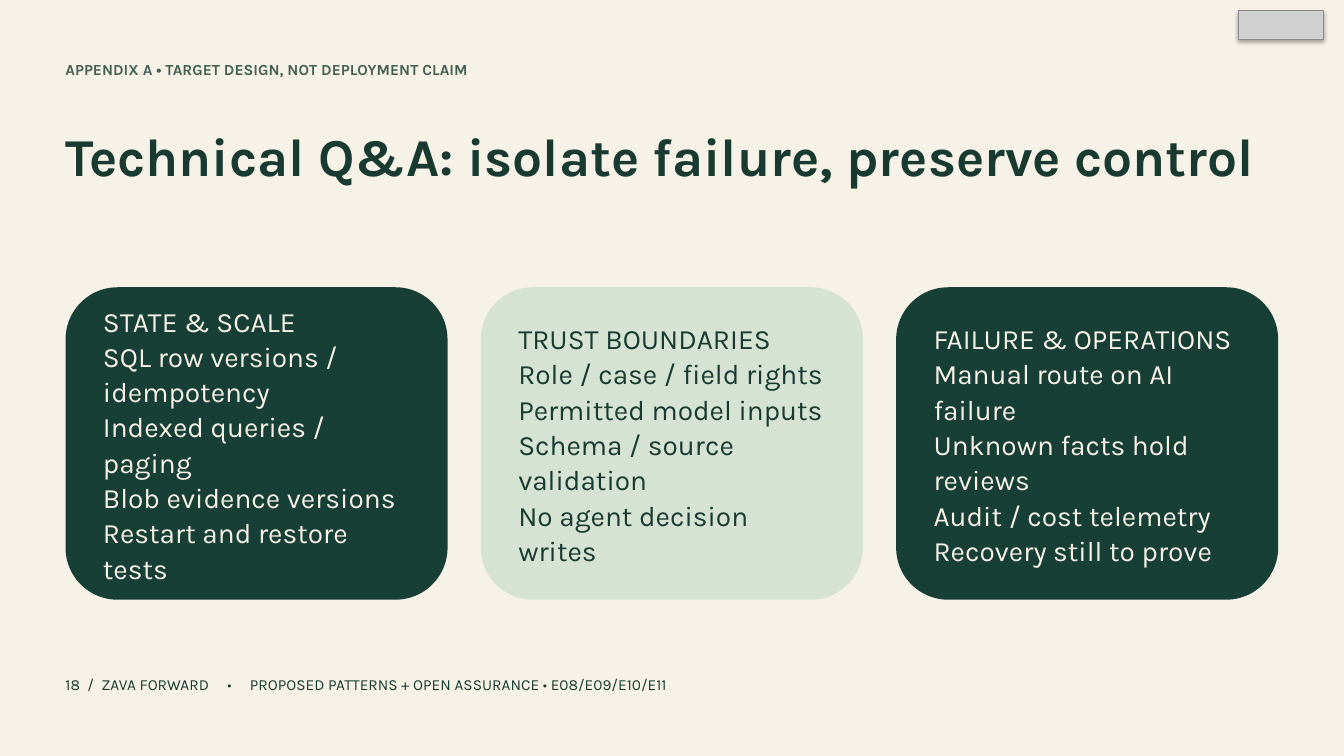
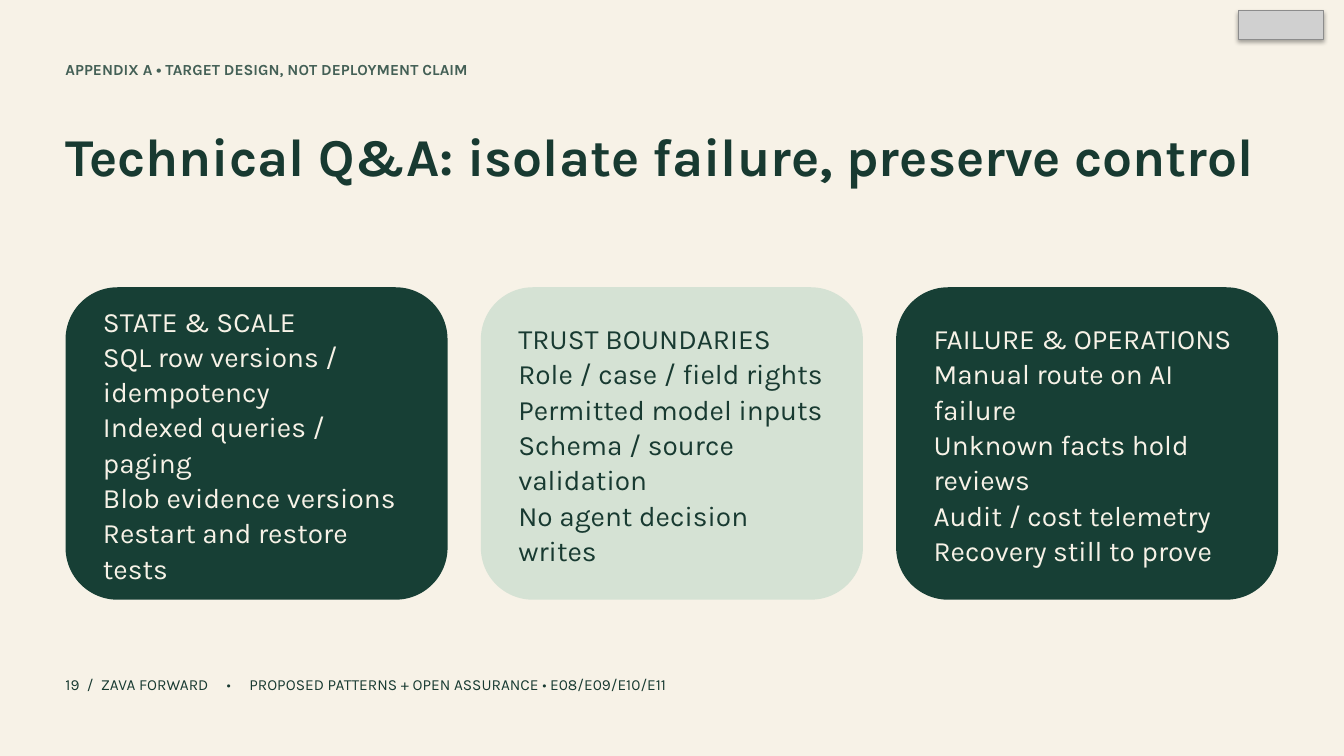
Before and after one commit to jmservera/ama, a slide deck: slide 19 of docs/capstone/deck/zava-forward-executive-draft.pptx (slide 18 before the commit). Drawn at 1344x756 pixels with LibreOffice and Linux fonts; fonts in the diff are those of the drawing; grey boxes stand for pictures. Boxes give left, top, right and bottom in pixels: in the first picture for what was removed or moved away, otherwise in the second. Text is boxed around its words. In the diff, an @@ line names an element or a change of style, - is before the commit and + after.

```diff
--- a/docs/capstone/deck/zava-forward-executive-draft.pptx
+++ b/docs/capstone/deck/zava-forward-executive-draft.pptx
@@ text at bbox=[65, 678, 666, 691]: text changed @@
-18 / ZAVA FORWARD • PROPOSED PATTERNS + OPEN ASSURANCE • E08/E09/E10/E11
+19 / ZAVA FORWARD • PROPOSED PATTERNS + OPEN ASSURANCE • E08/E09/E10/E11
```
Also in this commit, not shown: 8 other slides changed, 1 slide added, 27 other files.
